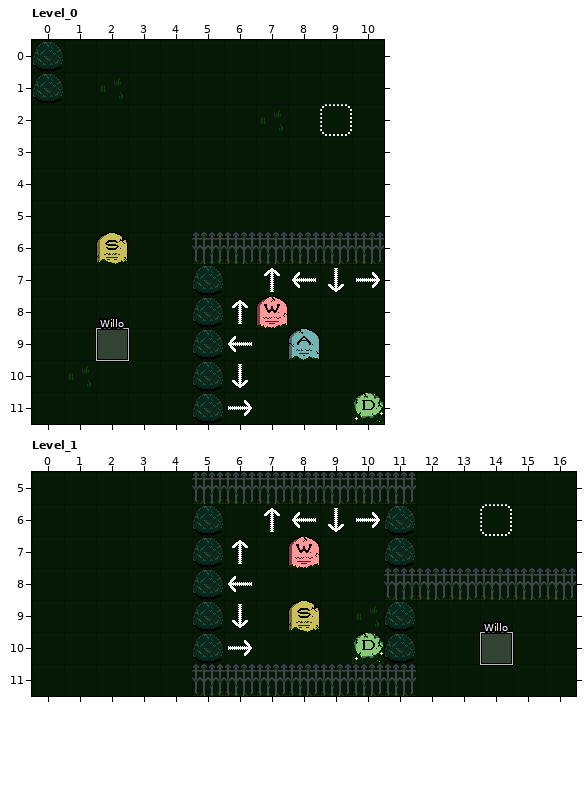
LDtk project -- assets/levels/sokoban-sokoban.ldtk. The picture above was drawn from the file before the commit.
Cells are 32x32 px. Shown: Level_0 x 0..10, y 0..11; Level_1 x 0..16, y 5..11. The commit also changed other parts of the map, which this record leaves out.
Now the later version:
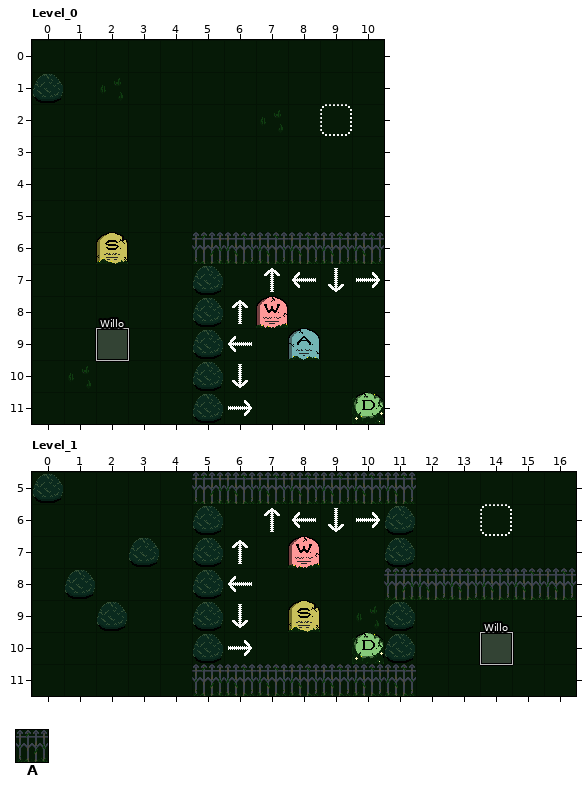
Key: from "IntGrid": A 1 "Wall".
_ is an empty cell.
What changed:
Layer "IntGrid", Level_0:
Tile A is gone in row 0 at x 0.
Layer "IntGrid", Level_1:
The author put tile A in row 5 at x 0; in row 7 at x 3; in row 8 at x 1; in row 9 at x 2.
